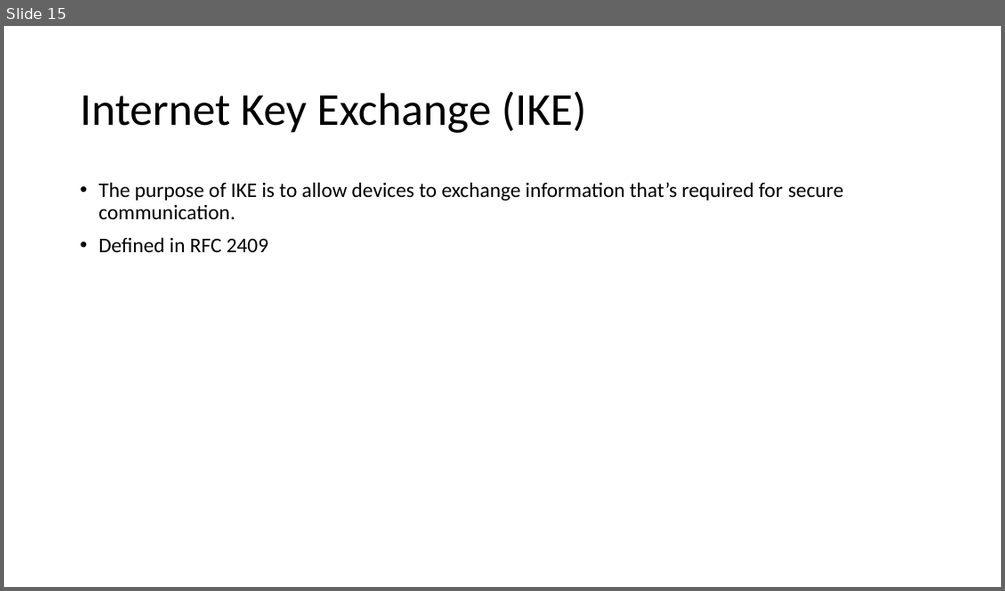
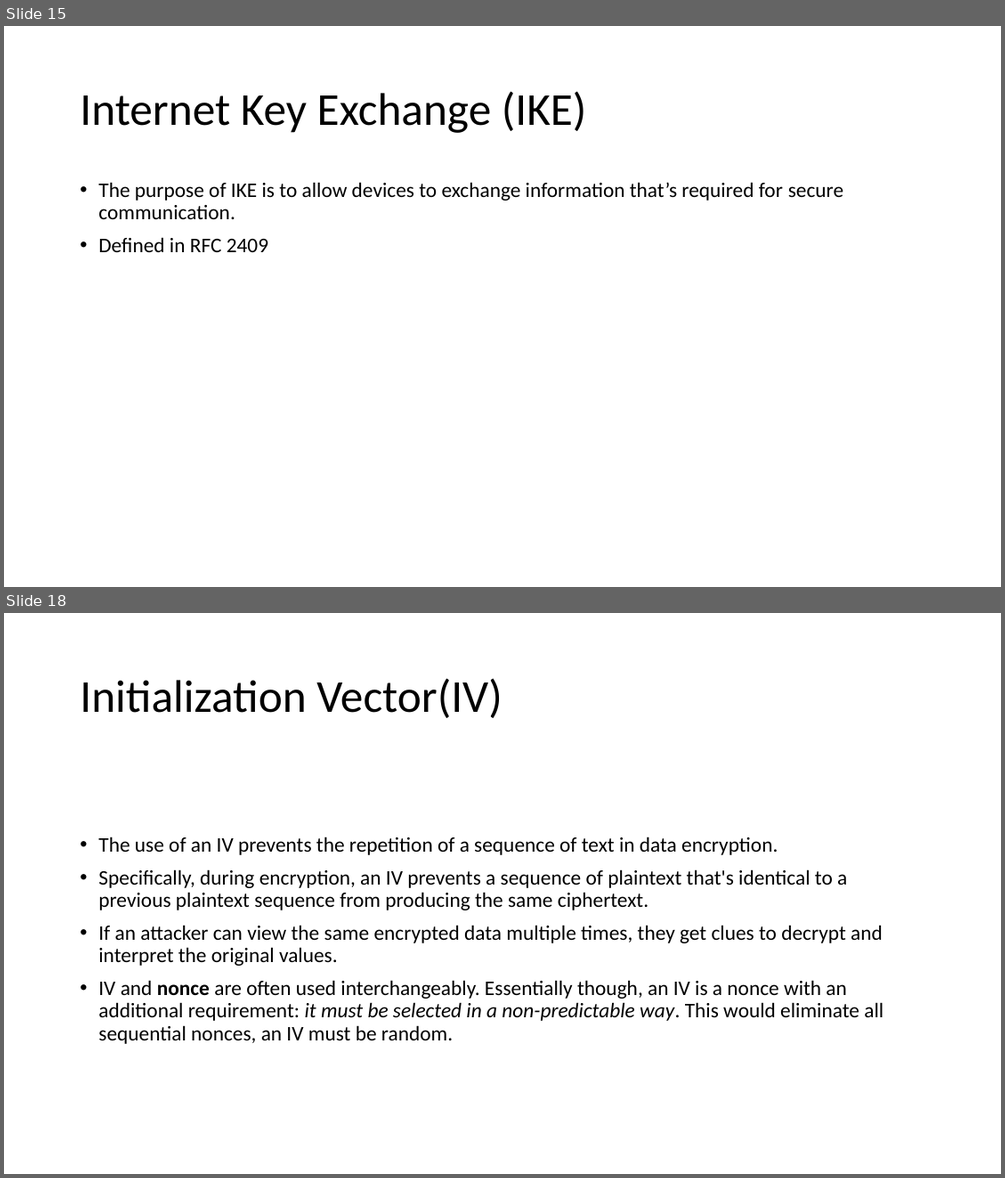
Before and after one commit to keskinadem/NetworkCryptology, a slide deck: Network/IPSEC.pptx. Shown one above the other, each under a label of ours: slide 15 before the commit, slides 15 and 18 after it; the slides between them are not shown. The pictures are 1005x591 and 1005x1178 pixels, drawn with LibreOffice and Linux fonts; fonts in the diff are those of the drawing. Boxes give left, top, right and bottom in pixels: in the first picture for what was removed or moved away, otherwise in the second. Text is boxed around its words. In the diff, an @@ line names an element or a change of style, - is before the commit and + after.

```diff
--- a/Network/IPSEC.pptx
+++ b/Network/IPSEC.pptx
@@ slide 18 added at (4,613,1001,1174), background #FFFFFF @@
@@ title added at (80,678,502,718), 44 pt, text #000000 @@
+Initialization Vector(IV)
@@ text added at (98,836,883,1044), 20 pt, text #000000 @@
+• The use of an IV prevents the repetition of a sequence of text in data encryption.
+• Specifically, during encryption, an IV prevents a sequence of plaintext that's identical to a previous plaintext sequence from producing the same ciphertext.
+• If an attacker can view the same encrypted data multiple times, they get clues to decrypt and interpret the original values.
+• IV and nonce are often used interchangeably. Essentially though, an IV is a nonce with an additional requirement: it must be selected in a non-predictable way. This would eliminate all sequential nonces, an IV must be random.
```
Also in this commit, not shown: 2 other slides added, 1 other file.
